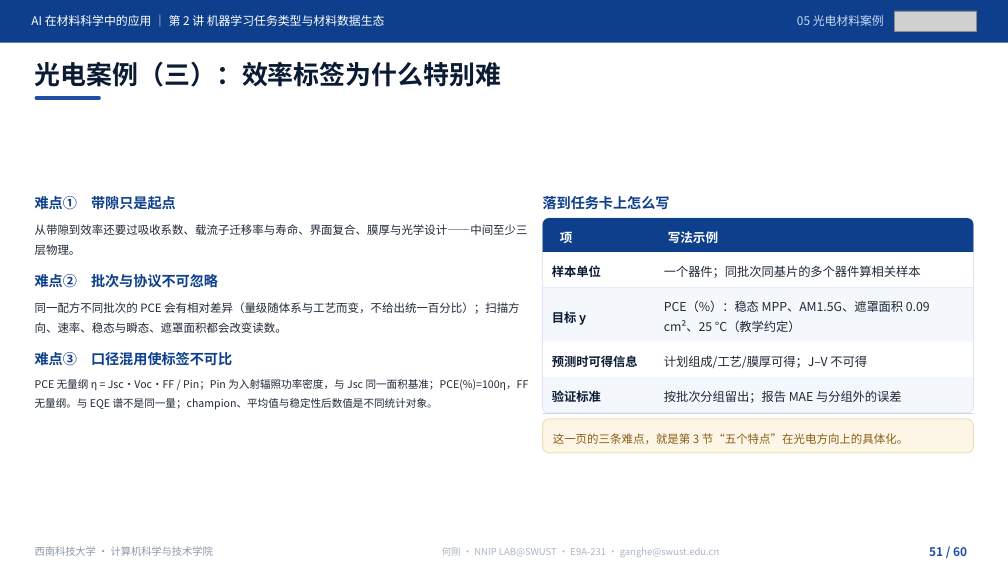
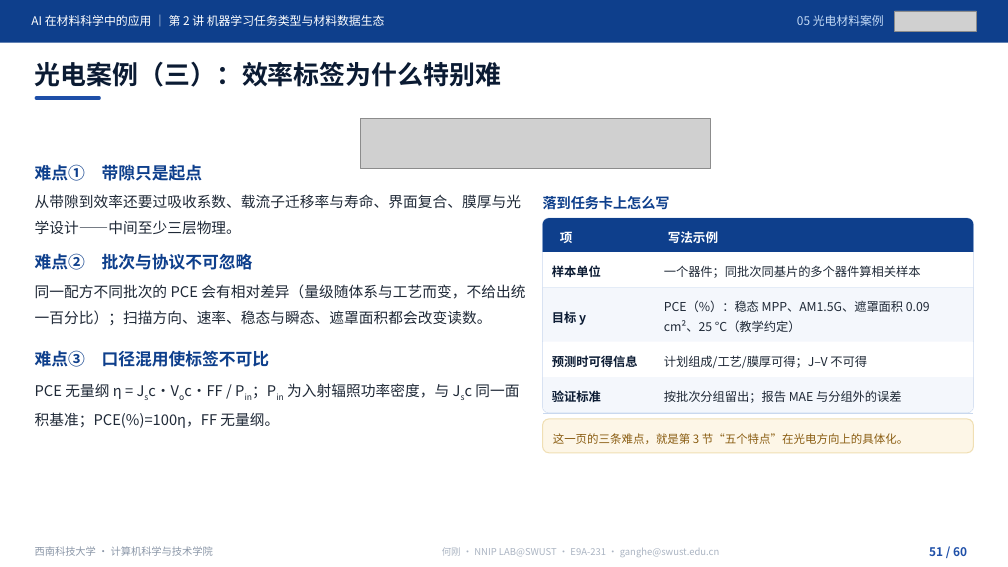
Before and after one commit to cosfrist/Applications-of-Artificial-Intelligence-in-Materials-Science-SWUST, a slide deck: slide 51 of lectures/02-机器学习任务类型与材料数据生态/AI在材料科学中的应用-第2讲 机器学习任务类型与材料数据生态-V5.pptx. Drawn at 1008x567 pixels with LibreOffice and Linux fonts; fonts in the diff are those of the drawing; grey boxes stand for pictures. Boxes give left, top, right and bottom in pixels: in the first picture for what was removed or moved away, otherwise in the second. Text is boxed around its words. In the diff, an @@ line names an element or a change of style, - is before the commit and + after.

Commit message:
第2讲课件按 2026-11-19 手动更新，配套文件同步
课件（8,774,546 → 8,739,397 B，SHA f12647c3…，仍 60 页）
- 术语统一：结构「策展库」→「精选库（Curated）」，P36—P39 相关表述同步改写
- P36 六问重写（开放/混合/订阅、访问方式、策展程度、规模覆盖、数据类型、FAIR）
- 页标题改写：P40「规模怎么读…」→「数据集规模」、P41「材料数据资源清单：从哪里找数据」→「材料数据资源清单」、
  P59 去「（10 分钟）」、P60「本讲小结、常见误区与下讲预告」→「本讲小结与下讲预告」
- 化学式改真下标：MAPbI3→MAPbI₃、ABX3→ABX₃、LiFePO4→LiFePO₄；P51 PCE 公式 Jsc/Voc/Pin 改下标
- 配图替换 P35、P36、P44、P49、P51：图片对象 91 → 94，唯一媒体 31 → 34

配套
- 讲义：按新备注重建 P2、P37、P44、P48、P51 五段；5 个页标题同步；
  备注里三处文本粘连（P37 的 HTE 注释、P48 的「甲基铵碘化铅」、P51 的 PCE 注释）只在原字符间插入换行，未改字
- 授课路线：5 个页标题同步
- source_index §6：按新课件重建 34 行（94 个图片对象、34 个唯一媒体、60 页眉）
- SHA256 清单：课件/讲义/路线/索引四行重算，复算 6/6 一致
- README：版本改 2026-11-19，新增修订说明，并更正上一轮遗留的「可见文字与备注未变」错误表述

```diff
--- a/lectures/02-机器学习任务类型与材料数据生态/AI在材料科学中的应用-第2讲 机器学习任务类型与材料数据生态-V5.pptx
+++ b/lectures/02-机器学习任务类型与材料数据生态/AI在材料科学中的应用-第2讲 机器学习任务类型与材料数据生态-V5.pptx
@@ picture added at <box>361,119,711,169</box> @@
@@ size 13.5 to 16 pt in 3 elements at <box>35,350,270,367</box>, <box>35,253,253,270</box>, <box>35,164,203,181</box> @@
@@ text "难点① 带隙只是起点": place and size @@
-text "难点① 带隙只是起点" at <box>35,196,176,210</box>
+text "难点① 带隙只是起点" at <box>35,164,203,181</box>
@@ text "从带隙到效率还要过吸收系数、载流子迁移率与寿命、界面复合、膜厚与光学设计——中间至少三层物理。" at <box>35,194,521,234</box>: size 10.9 to 14 pt @@
@@ text "从带隙到效率还要过吸收系数、载流子迁移率与寿命、界面复合、膜厚与光学设计——中间至少三层物理。": place and size @@
-text "从带隙到效率还要过吸收系数、载流子迁移率与寿命、界面复合、膜厚与光学设计——中间至少三层物理。" at <box>35,224,528,255</box>
+text "从带隙到效率还要过吸收系数、载流子迁移率与寿命、界面复合、膜厚与光学设计——中间至少三层物理。" at <box>35,194,521,234</box>
@@ text "难点② 批次与协议不可忽略": place and size @@
-text "难点② 批次与协议不可忽略" at <box>35,274,218,288</box>
+text "难点② 批次与协议不可忽略" at <box>35,253,253,270</box>
@@ text "同一配方不同批次的 PCE 会有相对差异（量级随体系与工艺而变，不给出统一百分比）；扫描方向、速率、稳态与瞬态、遮罩面积 ...": place and size @@
-text "同一配方不同批次的 PCE 会有相对差异（量级随体系与工艺而变，不给出统一百分比）；扫描方向、速率、稳态与瞬态、遮罩面积 ..." at <box>35,302,519,333</box>
+text "同一配方不同批次的 PCE 会有相对差异（量级随体系与工艺而变，不给出统一百分比）；扫描方向、速率、稳态与瞬态、遮罩面积 ..." at <box>35,284,525,325</box>
@@ text "同一配方不同批次的 PCE 会有相对差异（量级随体系与工艺而变，不给出统一百分比）；扫描方向、速率、稳态与瞬态、遮罩面积 ..." at <box>35,284,525,325</box>: size 10.9 to 14 pt @@
@@ text at <box>35,383,519,428</box>: text changed; size 10.1 to 14 pt @@
-PCE 无量纲 η = Jsc·Voc·FF / Pin；Pin 为入射辐照功率密度，与 Jsc 同一面积基准；PCE(%)=100η，FF 无量纲。与 EQE 谱不是同一量；champion、平均值与稳定性后数值是不同统计对象。
+PCE 无量纲 η = Jsc·Voc·FF / Pin；Pin 为入射辐照功率密度，与 Jsc 同一面积基准；PCE(%)=100η，FF 无量纲。
```
Also in this commit, not shown: 16 other slides changed, 5 other files.
